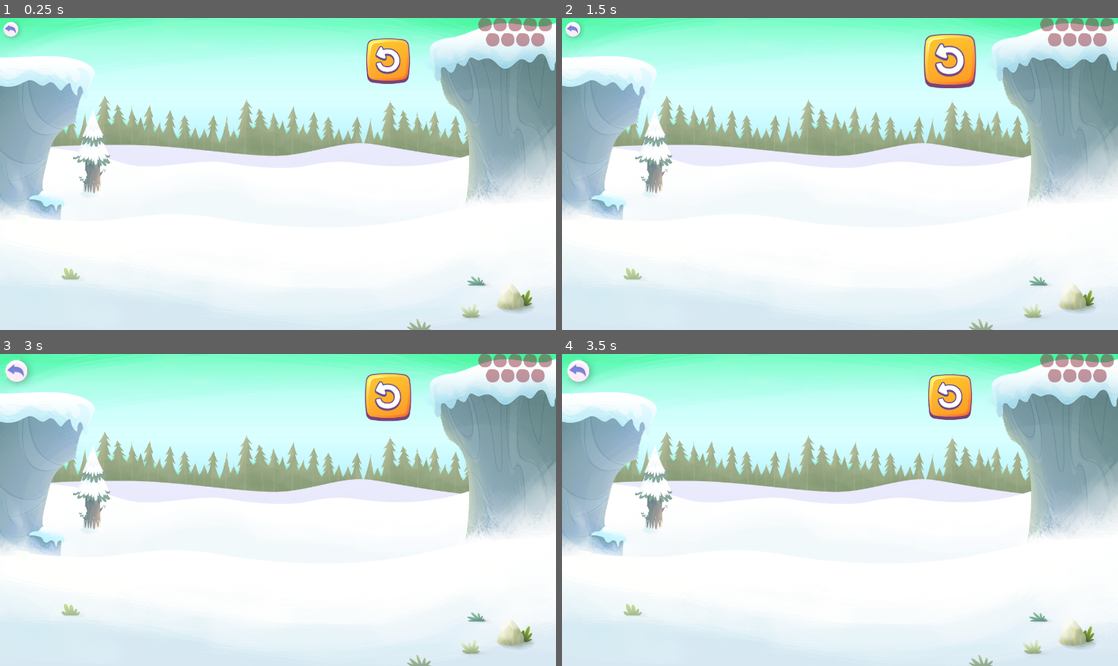
Above: before the commit, frames 1-4 (two rows, left to right).
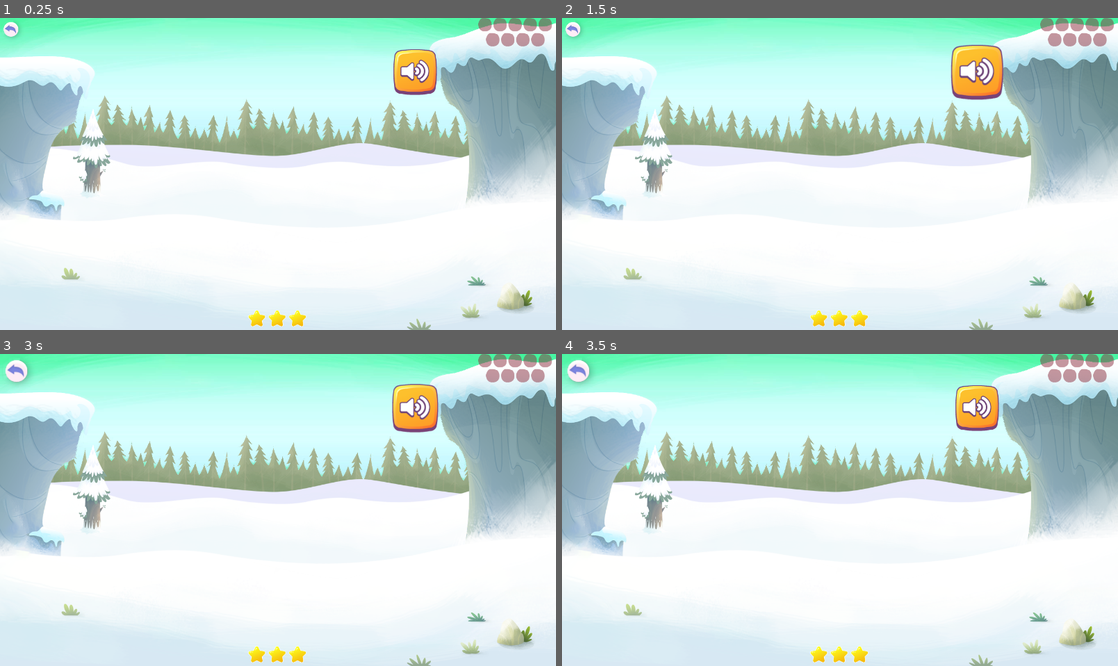
Above: after the commit, the same moments.

Repository: anatolbogun/knock-it-down-godot-port
Game: Godot game, scene res://src/game_states/main_game_state.tscn
Two runs of this game, one before a commit and one after it. Both use one fixed random seed, a clock stepped at 60 frames per second and the inputs below.
Inputs (mouse positions are in pixels of both pictures, inside the frame that each line leads up to; where the layout moved, square brackets give the same spot in the first picture):
- Up to frame 1 (0.25 s): no input
- Up to frame 2 (1.5 s): click (979, 71) [951, 61] at 0.5 s; click (979, 71) [951, 61] at 1.25 s
- Up to frame 3 (3 s): click (417, 407) [389, 397] at 2 s; click (11, 366) at 2.75 s
- Up to frame 4 (3.5 s): no input

The runs differ from the first frame. In frame 1, 2.1% of the frame differs, in the area x 44-79%, y 6-99%; in frame 2, 2.7%, in the area x 44-80%, y 5-99%; in frame 3, 2.3%; in frame 4, 2.1%.

Commit message:
updated assets, added lives

Diff:
--- a/assets/spritesheets/assets.sprites/buttonAudio.tres
+++ b/assets/spritesheets/assets.sprites/buttonAudio.tres
@@ -1,8 +1,7 @@
-[gd_resource type="AtlasTexture" load_steps=2 format=3 uid="uid://cdm0k5ewkm46y"]
+[gd_resource type="AtlasTexture" load_steps=2 format=3 uid="uid://cyra0owm460tb"]
 
-[ext_resource type="Texture2D" uid="uid://b3vxwqrlsgf7r" path="res://assets/spritesheets/assets.png" id="1_bbcx4"]
+[ext_resource type="Texture2D" path="res://assets/spritesheets/assets.png" id="1_bbcx4"]
 
 [resource]
 atlas = ExtResource("1_bbcx4")
 region = Rect2(770, 249, 110, 115)
-margin = Rect2(628, 327, 1256, 653)
--- a/assets/spritesheets/assets.sprites/buttonAudioDown.tres
+++ b/assets/spritesheets/assets.sprites/buttonAudioDown.tres
@@ -1,8 +1,7 @@
-[gd_resource type="AtlasTexture" load_steps=2 format=3 uid="uid://bvk4hen6ypxm7"]
+[gd_resource type="AtlasTexture" load_steps=2 format=3 uid="uid://cbwung2jha00r"]
 
-[ext_resource type="Texture2D" uid="uid://b3vxwqrlsgf7r" path="res://assets/spritesheets/assets.png" id="1_dhvhf"]
+[ext_resource type="Texture2D" path="res://assets/spritesheets/assets.png" id="1_dhvhf"]
 
 [resource]
 atlas = ExtResource("1_dhvhf")
 region = Rect2(770, 366, 110, 110)
-margin = Rect2(628, 332, 1256, 658)
--- a/assets/spritesheets/assets.sprites/cloud.tres
+++ b/assets/spritesheets/assets.sprites/cloud.tres
@@ -1,8 +1,7 @@
-[gd_resource type="AtlasTexture" load_steps=2 format=3 uid="uid://dm0hx6ly2ggsp"]
+[gd_resource type="AtlasTexture" load_steps=2 format=3 uid="uid://b5dy0lqvnb3mk"]
 
-[ext_resource type="Texture2D" uid="uid://b3vxwqrlsgf7r" path="res://assets/spritesheets/assets.png" id="1_m7g3c"]
+[ext_resource type="Texture2D" path="res://assets/spritesheets/assets.png" id="1_0tql4"]
 
 [resource]
-atlas = ExtResource("1_m7g3c")
+atlas = ExtResource("1_0tql4")
 region = Rect2(1, 385, 300, 108)
-margin = Rect2(533, 330, 1066, 660)
--- a/assets/spritesheets/assets.sprites/iceBlock.tres
+++ b/assets/spritesheets/assets.sprites/iceBlock.tres
@@ -1,8 +1,7 @@
-[gd_resource type="AtlasTexture" load_steps=2 format=3 uid="uid://ctcholmkbiq62"]
+[gd_resource type="AtlasTexture" load_steps=2 format=3 uid="uid://cpdvqojy5ud6p"]
 
-[ext_resource type="Texture2D" uid="uid://b3vxwqrlsgf7r" path="res://assets/spritesheets/assets.png" id="1_juqms"]
+[ext_resource type="Texture2D" path="res://assets/spritesheets/assets.png" id="1_0o0j4"]
 
 [resource]
-atlas = ExtResource("1_juqms")
+atlas = ExtResource("1_0o0j4")
 region = Rect2(748, 99, 150, 148)
-margin = Rect2(608, 310, 1216, 620)
--- a/assets/spritesheets/assets.sprites/iceBlockDestroyed.tres
+++ b/assets/spritesheets/assets.sprites/iceBlockDestroyed.tres
@@ -1,8 +1,7 @@
-[gd_resource type="AtlasTexture" load_steps=2 format=3 uid="uid://b0j30jlhx8bt1"]
+[gd_resource type="AtlasTexture" load_steps=2 format=3 uid="uid://dmi3t2sqcgyqc"]
 
-[ext_resource type="Texture2D" uid="uid://b3vxwqrlsgf7r" path="res://assets/spritesheets/assets.png" id="1_15y42"]
+[ext_resource type="Texture2D" path="res://assets/spritesheets/assets.png" id="1_5wnje"]
 
 [resource]
-atlas = ExtResource("1_15y42")
+atlas = ExtResource("1_5wnje")
 region = Rect2(618, 317, 150, 148)
-margin = Rect2(608, 310, 1216, 620)
--- a/assets/spritesheets/assets.sprites/iceShadow.tres
+++ b/assets/spritesheets/assets.sprites/iceShadow.tres
@@ -1,8 +1,7 @@
-[gd_resource type="AtlasTexture" load_steps=2 format=3 uid="uid://bd1rhyiflwe8v"]
+[gd_resource type="AtlasTexture" load_steps=2 format=3 uid="uid://df36e82pww6gl"]
 
-[ext_resource type="Texture2D" uid="uid://b3vxwqrlsgf7r" path="res://assets/spritesheets/assets.png" id="1_1ftwg"]
+[ext_resource type="Texture2D" path="res://assets/spritesheets/assets.png" id="1_afw80"]
 
 [resource]
-atlas = ExtResource("1_1ftwg")
+atlas = ExtResource("1_afw80")
 region = Rect2(748, 1, 203, 96)
-margin = Rect2(580, 335, 1163, 672)
--- a/assets/spritesheets/assets.sprites/snowCover.tres
+++ b/assets/spritesheets/assets.sprites/snowCover.tres
@@ -1,8 +1,7 @@
-[gd_resource type="AtlasTexture" load_steps=2 format=3 uid="uid://bish8paxf2pju"]
+[gd_resource type="AtlasTexture" load_steps=2 format=3 uid="uid://3n2787ngpk25"]
 
-[ext_resource type="Texture2D" uid="uid://b3vxwqrlsgf7r" path="res://assets/spritesheets/assets.png" id="1_8tdvu"]
+[ext_resource type="Texture2D" path="res://assets/spritesheets/assets.png" id="1_dg0qs"]
 
 [resource]
-atlas = ExtResource("1_8tdvu")
+atlas = ExtResource("1_dg0qs")
 region = Rect2(1, 1, 416, 382)
-margin = Rect2(475, 193, 950, 386)
--- a/assets/spritesheets/assets.sprites/snowCoverFalling.tres
+++ b/assets/spritesheets/assets.sprites/snowCoverFalling.tres
@@ -1,8 +1,7 @@
-[gd_resource type="AtlasTexture" load_steps=2 format=3 uid="uid://d270qr6wc4o1t"]
+[gd_resource type="AtlasTexture" load_steps=2 format=3 uid="uid://bu2w3feqhegi6"]
 
-[ext_resource type="Texture2D" uid="uid://b3vxwqrlsgf7r" path="res://assets/spritesheets/assets.png" id="1_g6s8s"]
+[ext_resource type="Texture2D" path="res://assets/spritesheets/assets.png" id="1_eoq7l"]
 
 [resource]
-atlas = ExtResource("1_g6s8s")
+atlas = ExtResource("1_eoq7l")
 region = Rect2(419, 1, 197, 460)
-margin = Rect2(585, 154, 1169, 308)
--- a/assets/spritesheets/assets.sprites/tree.tres
+++ b/assets/spritesheets/assets.sprites/tree.tres
@@ -1,8 +1,7 @@
-[gd_resource type="AtlasTexture" load_steps=2 format=3 uid="uid://bglebrntrtlif"]
+[gd_resource type="AtlasTexture" load_steps=2 format=3 uid="uid://dn362dhfhtnqw"]
 
-[ext_resource type="Texture2D" uid="uid://b3vxwqrlsgf7r" path="res://assets/spritesheets/assets.png" id="1_r1kpl"]
+[ext_resource type="Texture2D" path="res://assets/spritesheets/assets.png" id="1_v0ie0"]
 
 [resource]
-atlas = ExtResource("1_r1kpl")
+atlas = ExtResource("1_v0ie0")
 region = Rect2(618, 1, 128, 314)
-margin = Rect2(619, 227, 1238, 454)
--- a/assets/spritesheets/assets.sprites/wreckingBall.tres
+++ b/assets/spritesheets/assets.sprites/wreckingBall.tres
@@ -1,8 +1,7 @@
-[gd_resource type="AtlasTexture" load_steps=2 format=3 uid="uid://dhja3dolpb0jq"]
+[gd_resource type="AtlasTexture" load_steps=2 format=3 uid="uid://buxetsp20iyc1"]
 
-[ext_resource type="Texture2D" uid="uid://b3vxwqrlsgf7r" path="res://assets/spritesheets/assets.png" id="1_fr7bx"]
+[ext_resource type="Texture2D" path="res://assets/spritesheets/assets.png" id="1_2gbsa"]
 
 [resource]
-atlas = ExtResource("1_fr7bx")
+atlas = ExtResource("1_2gbsa")
 region = Rect2(303, 385, 99, 93)
-margin = Rect2(634, 338, 1267, 675)
--- a/src/game_states/main_game_state.tscn
+++ b/src/game_states/main_game_state.tscn
@@ -1,12 +1,13 @@
-[gd_scene load_steps=8 format=3 uid="uid://c050dnbmo0boi"]
+[gd_scene load_steps=9 format=3 uid="uid://c050dnbmo0boi"]
 
 [ext_resource type="Texture2D" uid="uid://bojchfn36g6fm" path="res://assets/images/background.jpg" id="1_mw4vm"]
 [ext_resource type="Texture2D" uid="uid://c0ddvcvytxmat" path="res://assets/images/landscape.png" id="2_eocjk"]
 [ext_resource type="Texture2D" uid="uid://qhx0qt55v3ip" path="res://assets/spritesheets/common.sprites/buttonBack.tres" id="3_33gha"]
 [ext_resource type="Script" path="res://src/actors/HoverButton.gd" id="4_183qp"]
-[ext_resource type="Texture2D" uid="uid://cq0pp8rdi8un3" path="res://assets/spritesheets/common.sprites/buttonReplay.tres" id="5_ih820"]
-[ext_resource type="Texture2D" uid="uid://oviovqe2jg6p" path="res://assets/spritesheets/common.sprites/buttonReplayDown.tres" id="6_0sw8o"]
+[ext_resource type="Texture2D" uid="uid://cyra0owm460tb" path="res://assets/spritesheets/assets.sprites/buttonAudio.tres" id="5_47i7q"]
+[ext_resource type="Texture2D" uid="uid://cbwung2jha00r" path="res://assets/spritesheets/assets.sprites/buttonAudioDown.tres" id="6_2nnj2"]
 [ext_resource type="Texture2D" uid="uid://dg2ducnan3grv" path="res://assets/spritesheets/common.sprites/counter_dot_2.tres" id="7_p7qtp"]
+[ext_resource type="Texture2D" uid="uid://crsgclfle4ss5" path="res://assets/spritesheets/lives.sprites/life.tres" id="8_g4pux"]
 
 [node name="MainGameState" type="Node2D"]
 
@@ -42,12 +43,12 @@
 
 [node name="TextureButton" type="TextureButton" parent="Control"]
 layout_mode = 0
-offset_left = 900.0
-offset_top = 50.0
-offset_right = 1007.0
-offset_bottom = 162.0
-texture_normal = ExtResource("5_ih820")
-texture_pressed = ExtResource("6_0sw8o")
+offset_left = 965.0
+offset_top = 76.0
+offset_right = 1075.0
+offset_bottom = 191.0
+texture_normal = ExtResource("5_47i7q")
+texture_pressed = ExtResource("6_2nnj2")
 script = ExtResource("4_183qp")
 
 [node name="Rounds" type="HFlowContainer" parent="Control"]
@@ -95,3 +96,28 @@
 [node name="Round9" type="TextureRect" parent="Control/Rounds"]
 layout_mode = 2
 texture = ExtResource("7_p7qtp")
+
+[node name="Lives" type="HFlowContainer" parent="Control"]
+layout_mode = 1
+anchors_preset = 7
+anchor_left = 0.5
+anchor_top = 1.0
+anchor_right = 0.5
+anchor_bottom = 1.0
+offset_left = -75.0
+offset_top = -50.0
+offset_right = 75.0
+grow_horizontal = 2
+grow_vertical = 0
+
+[node name="Life1" type="TextureRect" parent="Control/Lives"]
+layout_mode = 2
+texture = ExtResource("8_g4pux")
+
+[node name="Life2" type="TextureRect" parent="Control/Lives"]
+layout_mode = 2
+texture = ExtResource("8_g4pux")
+
+[node name="Life3" type="TextureRect" parent="Control/Lives"]
+layout_mode = 2
+texture = ExtResource("8_g4pux")
Not shown, changed: assets/spritesheets/assets.tpsheet
